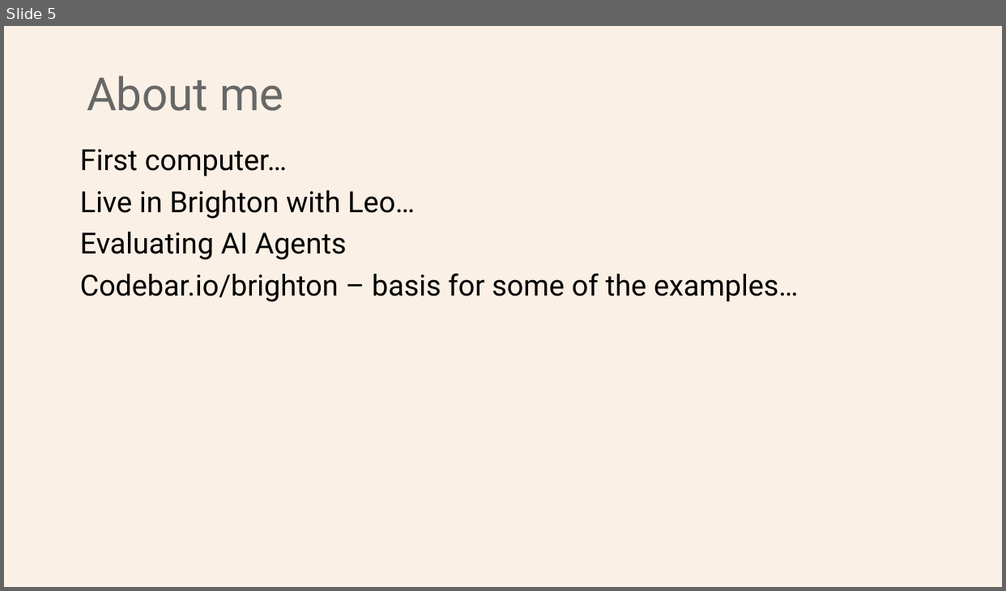
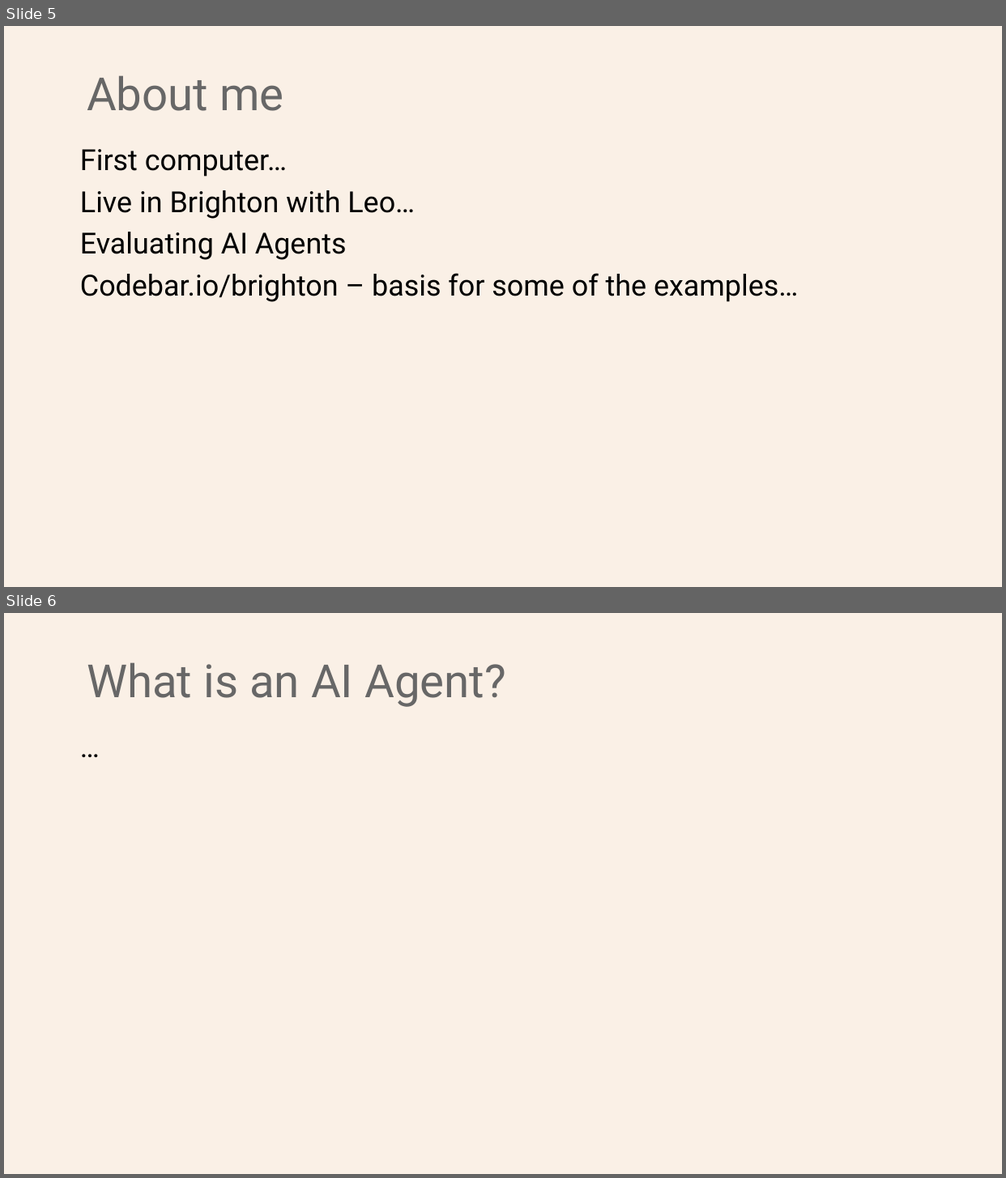
Before and after one commit to Python-Test-Engineer/earl2025, a slide deck: AI_Agents_in_the_Data_Pipeline.pptx. Shown one above the other, each under a label of ours: slide 5 before the commit, slides 5 and 6 after it. The pictures are 1006x591 and 1006x1178 pixels, drawn with LibreOffice and Linux fonts; fonts in the diff are those of the drawing. Boxes give left, top, right and bottom in pixels: in the first picture for what was removed or moved away, otherwise in the second. Text is boxed around its words. In the diff, an @@ line names an element or a change of style, - is before the commit and + after.

```diff
--- a/AI_Agents_in_the_Data_Pipeline.pptx
+++ b/AI_Agents_in_the_Data_Pipeline.pptx
@@ slide 6 added at [4, 613, 1002, 1174], background #FAF0E6 @@
@@ title added at [87, 662, 506, 707], 44 pt, text #676767 @@
+What is an AI Agent?
@@ text added at [73, 729, 940, 1131], 28 pt, text #000000 @@
+…
```
Also in this commit, not shown: 1 slide changed, 9 other slides added, 2 other files.
